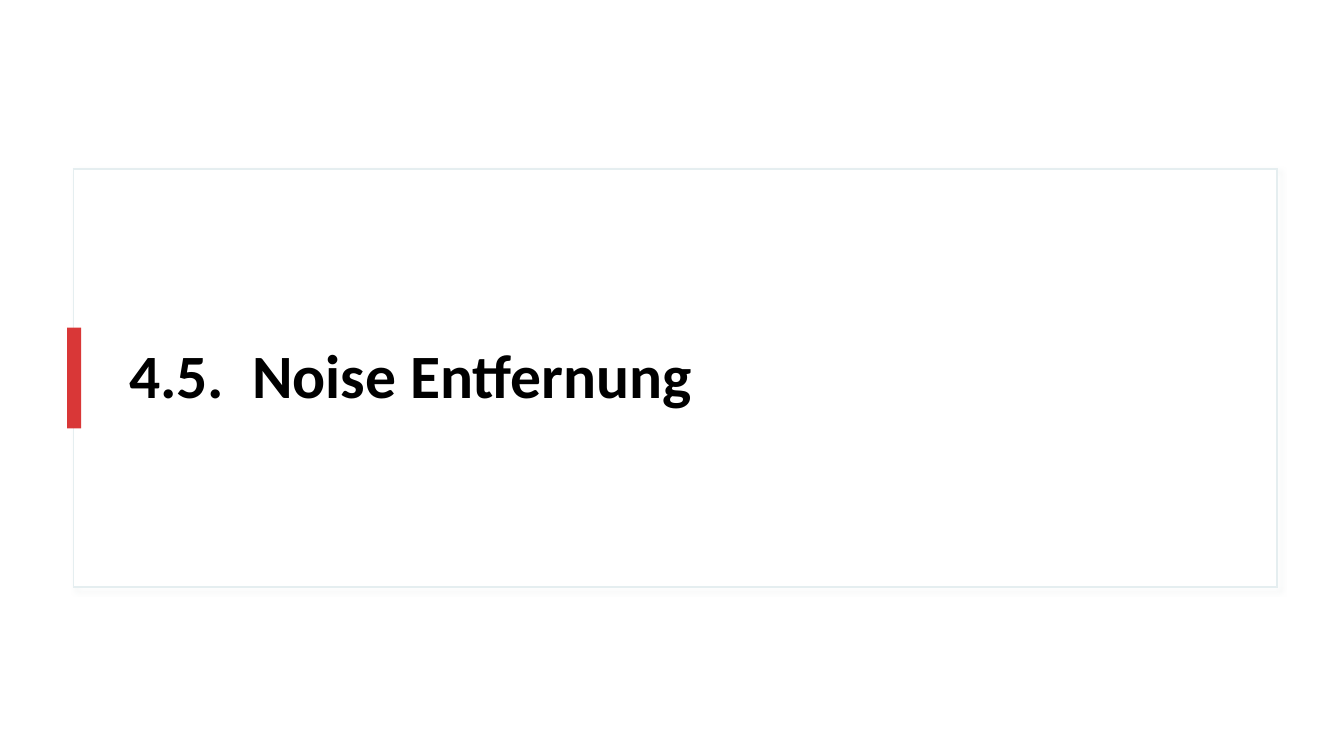
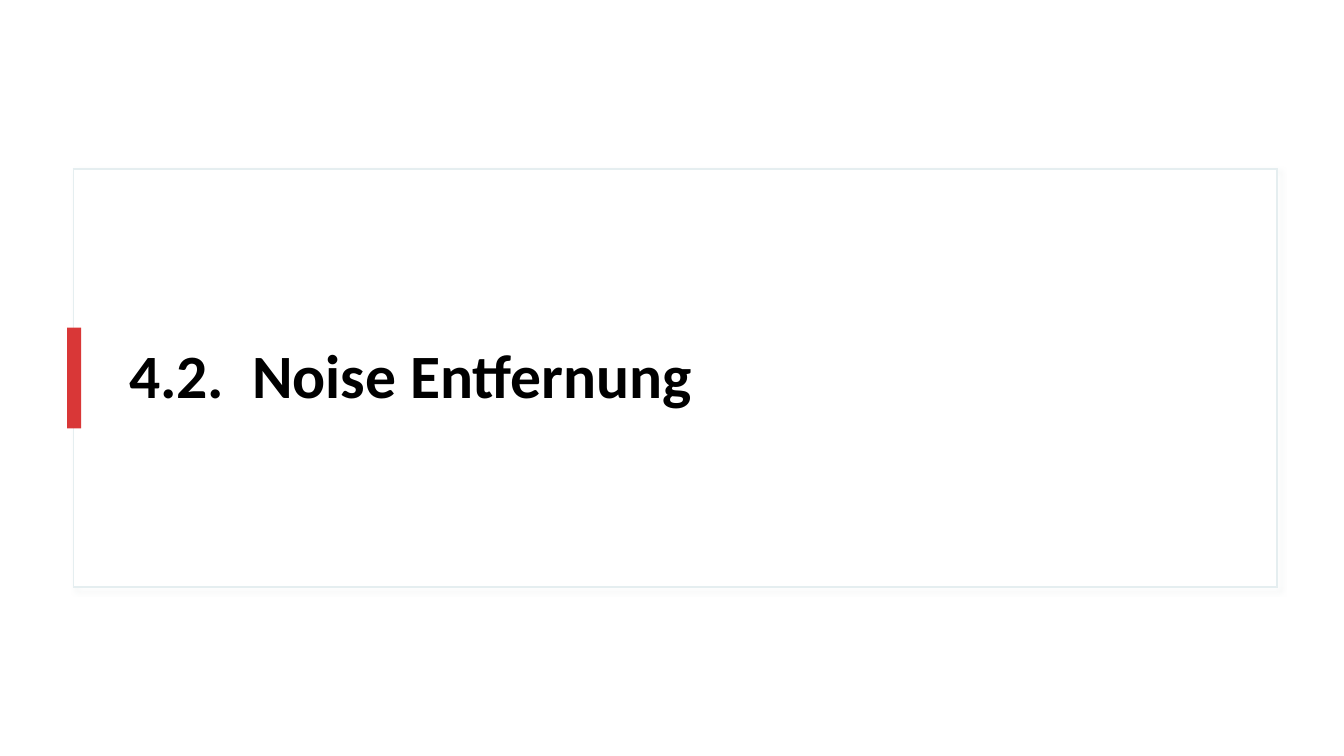
Before and after one commit to realjanpaulus/clusterpoems, a slide deck: slide 21 of presentation/clustering_presentation.pptx (slide 31 before the commit). Drawn at 1344x756 pixels with LibreOffice and Linux fonts; fonts in the diff are those of the drawing. Boxes give left, top, right and bottom in pixels: in the first picture for what was removed or moved away, otherwise in the second. Text is boxed around its words. In the diff, an @@ line names an element or a change of style, - is before the commit and + after.

```diff
--- a/presentation/clustering_presentation.pptx
+++ b/presentation/clustering_presentation.pptx
@@ title at [129,354,692,409]: text changed @@
-4.5. Noise Entfernung
+4.2. Noise Entfernung
```
Also in this commit, not shown: 1 other slide changed, 5 slides added, 9 other files.
